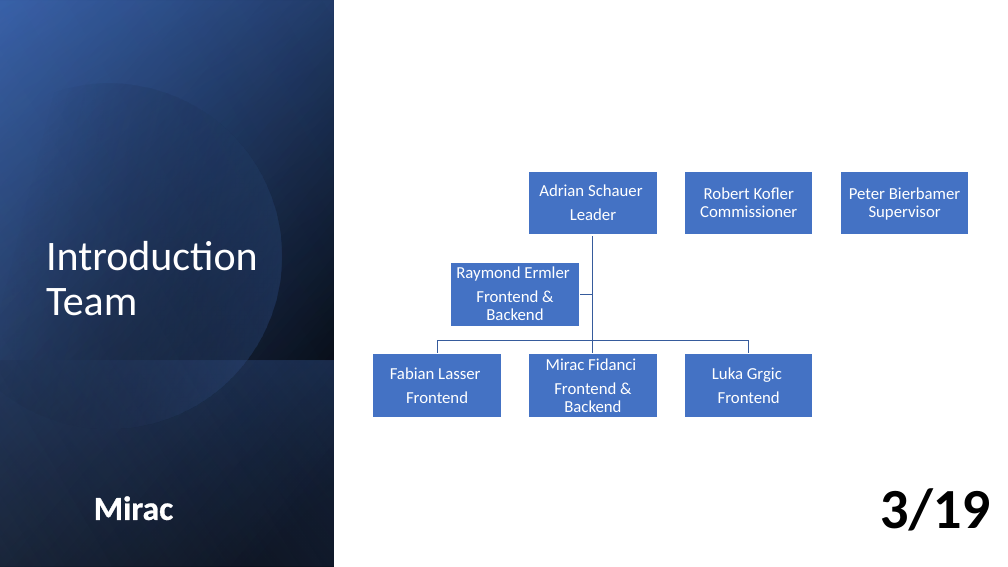
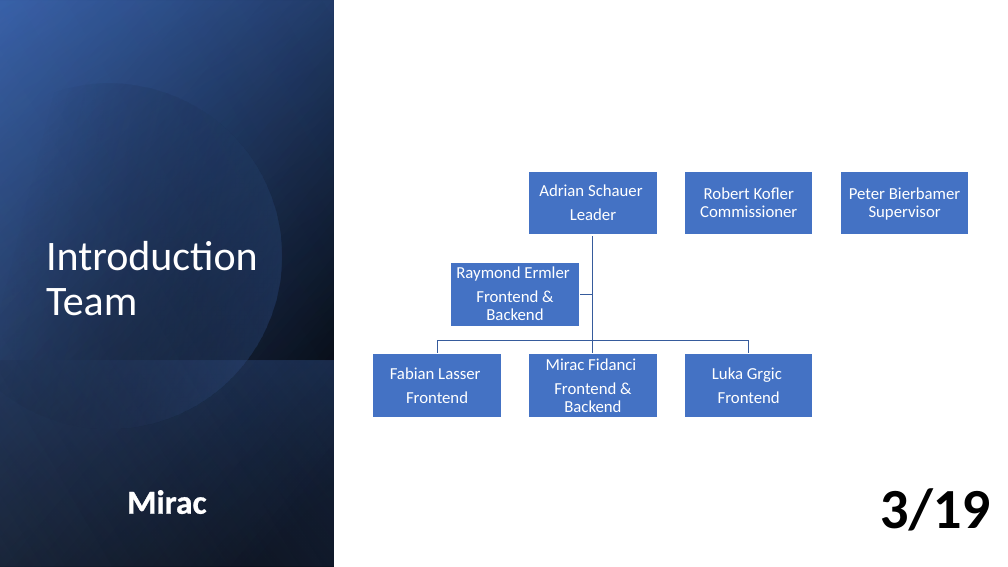
Before and after one commit to LuckyForce/ShareList, a slide deck: slide 3 of documents/T3-ShareList-Abschlusspräsentation_v1.0.pptx. Drawn at 1008x567 pixels with LibreOffice and Linux fonts; fonts in the diff are those of the drawing. Boxes give left, top, right and bottom in pixels: in the first picture for what was removed or moved away, otherwise in the second. Text is boxed around its words. In the diff, an @@ line names an element or a change of style, - is before the commit and + after.

```diff
--- a/documents/T3-ShareList-Abschlusspräsentation_v1.0.pptx
+++ b/documents/T3-ShareList-Abschlusspräsentation_v1.0.pptx
@@ text "Mirac": place and size @@
-text "Mirac" at (94, 496, 173, 521)
+text "Mirac" at (127, 490, 206, 514)
```
Also in this commit, not shown: 5 other slides changed, 1 other file.
